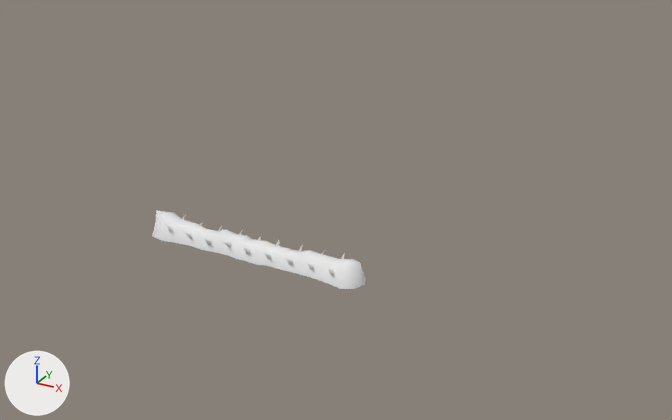
Before and after pictures for a commit that changed the FBX model BugSplat/Assets/WIP/Christian/Christian Models/Wall_TileEdge_Full_01.FBX.
Camera for both pictures: a 50 mm camera at (39.7, -73.2, 34.9) aimed at (0.7, -2.2, -0.6). The lights are fixed; the arrows at lower left show +X, +Y and +Z. Materials are left out; every surface is plain grey. Where no turn or scale is listed for an object, it has been applied to the vertices.

Objects in the first picture: 'Wall_TileEdge_Full_01'.
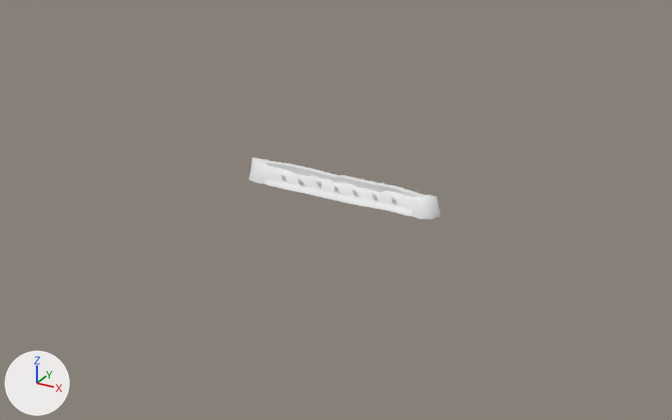
Commit message: wall tile edge update.

Diff of the bpy script that builds the scene:
```diff
--- a/BugSplat/Assets/WIP/Christian/Christian Models/Wall_TileEdge_Full_01.FBX.py
+++ b/BugSplat/Assets/WIP/Christian/Christian Models/Wall_TileEdge_Full_01.FBX.py
@@ me_mesh @@
 # used by ob_wall_tileedge_full_01; location = (0.0, -15.16, 0.0)
-me_mesh.from_pydata(...)  # 223 vertices, 184 faces; spans x -10.5..10.4, y -1.7..1.4, z 0.0..2.1
+me_mesh.from_pydata(...)  # 285 vertices, 213 faces; spans x -24.5..24.5, y -15.2..15.2, z 0.0..6.0
+# me_mesh part 1: a new loose piece of 32 vertices spanning x -8.8..8.7, y -0.3..0.3, z 1.0..2.1
+# me_mesh part 2
+# 4 vertices are removed from x 4.0..6.2, y 0.3..1.3, z 0.5..1.6
+# 12 faces are deleted
+# 11 vertices in x 3.8..6.2, y -1.5..-0.4, z 0.6..1.6 move by (-2.0, 0.0, 0.1)
+# 8 vertices in x -6.2..-1.8, y 0.1..0.4, z 0.6..0.9 move by (6.0, 0.1, 0.1)
+# 5 vertices in x 7.8..8.2, y -1.7..-0.7, z 0.7..1.7 move by (-2.0, 0.2, 0.0)
+# 4 vertices in x -4.2..8.0, y -1.0..-0.6, z 0.6..0.9 move by (-2.0, 0.2, 0.1)
+# 4 vertices in x -8.2..-7.8, y 0.4..0.6, z 0.7..0.9 move by (6.0, -0.1, 0.0)
+# 4 vertices in x -1.9..0.0, y 0.2..1.3, z 0.6..1.6 move by (5.9, 0.0, 0.1)
+# 72 vertices move from x -8.2..8.0, y -1.6..1.4, z 0.5..1.9 to x -6.2..7.3, y -1.6..1.3, z 0.0..1.9
+# 17 vertices are added at x -8.8..8.7, y -1.3..0.0, z 0.0..0.5
+# 16 new faces join them
@@ ob_wall_tileedge_full_01 @@
 ob_wall_tileedge_full_01 = bpy.data.objects.new('Wall_TileEdge_Full_01', me_mesh)
-ob_wall_tileedge_full_01.location = (0.0, -15.16, 0.0)
+ob_wall_tileedge_full_01.location = (0.0, 0.0, 0.0)
```

Boxes [x1, y1, x2, y2] around the edits, measured in the pictures (672 x 420 px; the box of a moved part takes in the faces that stretch with it):
'Wall_TileEdge_Full_01', reshaped, moved
    before: [152, 210, 366, 289]
    after: [249, 157, 440, 219]
part 1 of me_mesh, added
    after: [264, 161, 424, 197]
part 2 of me_mesh, moved or reshaped
    before: [166, 214, 334, 276]
    after: [264, 171, 413, 217]
